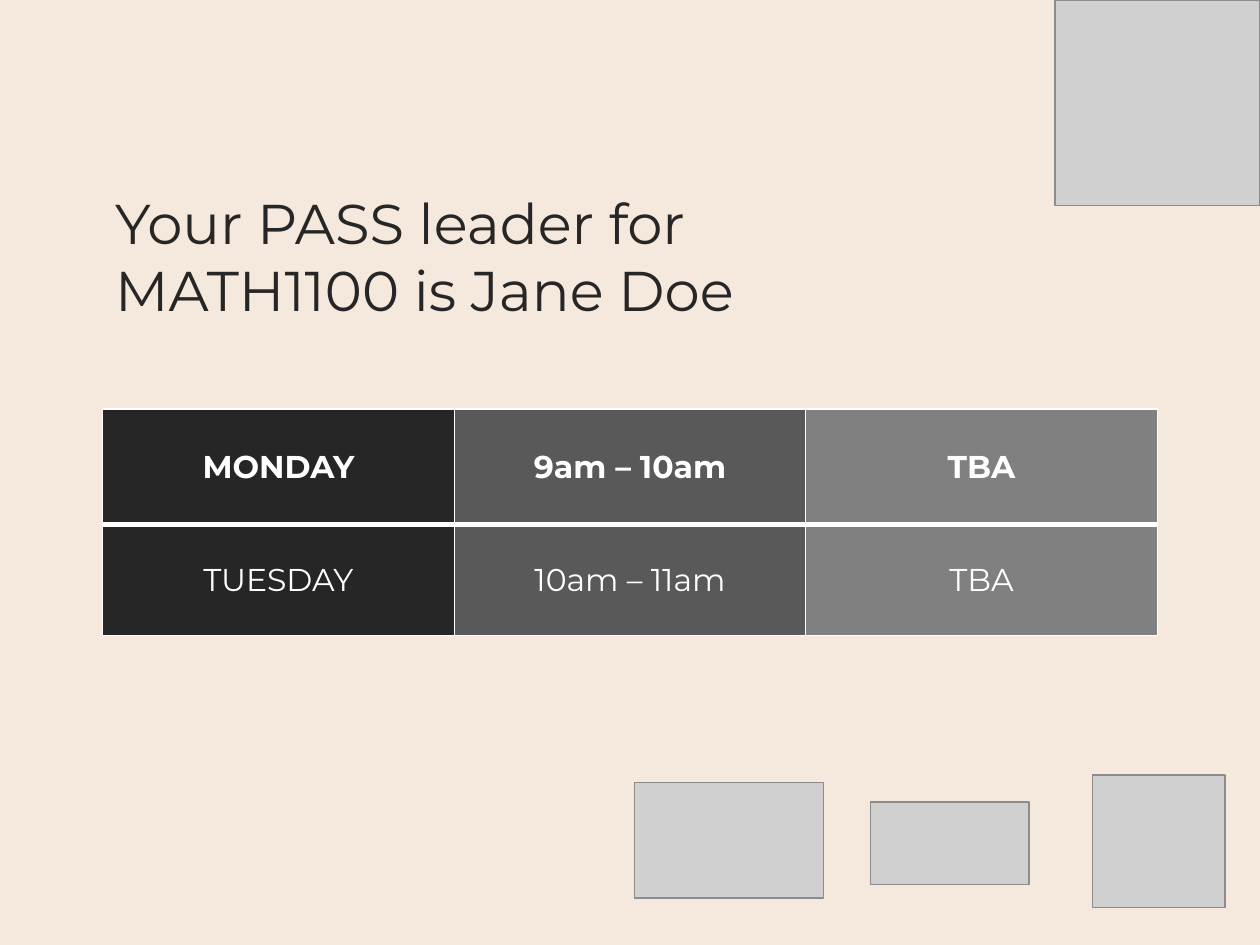
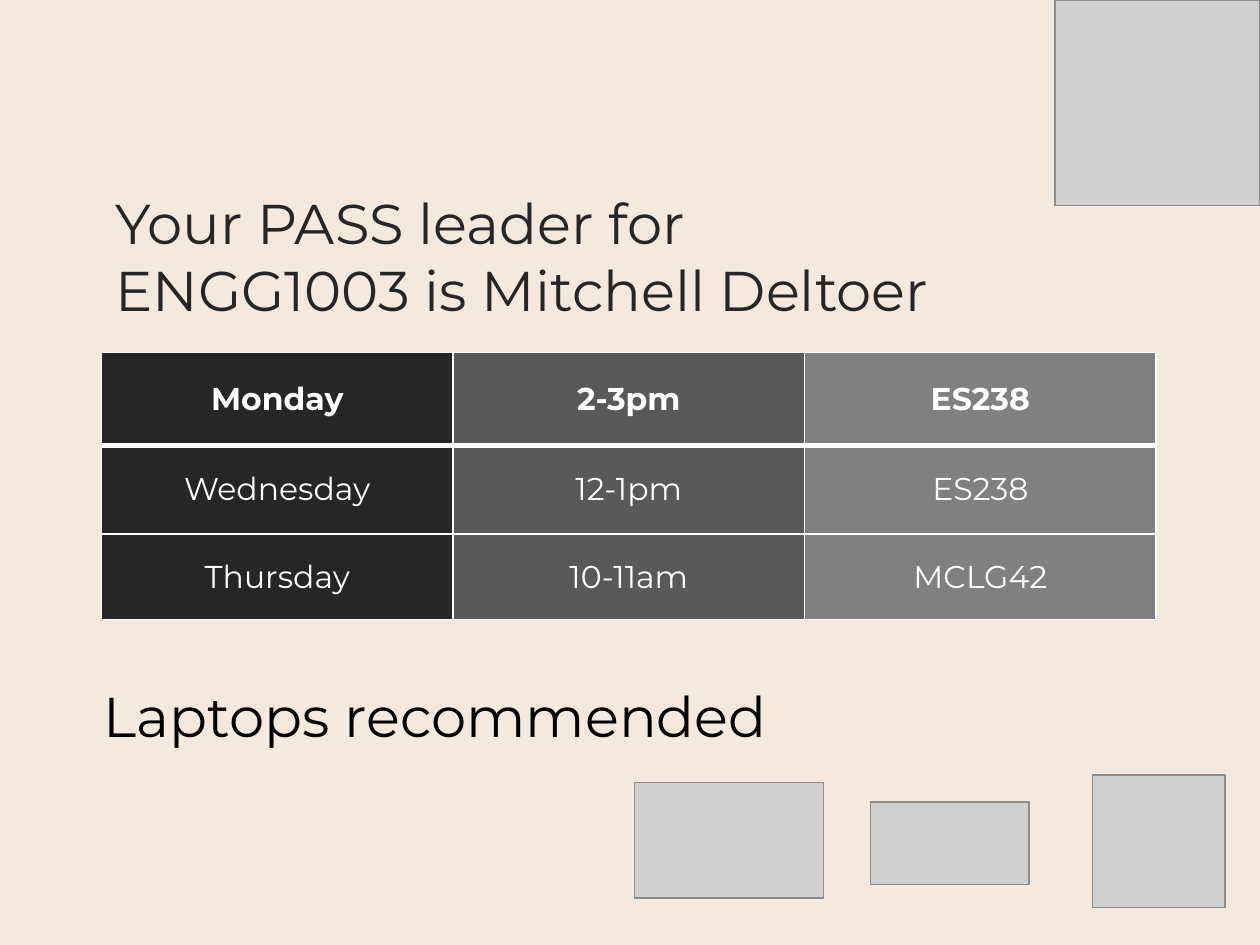
Before and after one commit to bschulznewy/engg1003, a slide deck: slide 2 of Lectures/Wk1/Friday/PASS_Slides_Sem1-2019.pptx. Drawn at 1260x945 pixels with LibreOffice and Linux fonts; fonts in the diff are those of the drawing; grey boxes stand for pictures. Boxes give left, top, right and bottom in pixels: in the first picture for what was removed or moved away, otherwise in the second. Text is boxed around its words. In the diff, an @@ line names an element or a change of style, - is before the commit and + after.

Commit message:
Updated PASS slides

```diff
--- a/Lectures/Wk1/Friday/PASS_Slides_Sem1-2019.pptx
+++ b/Lectures/Wk1/Friday/PASS_Slides_Sem1-2019.pptx
@@ text at [115,269,928,312]: text changed @@
-MATH1100 is Jane Doe
+ENGG1003 is Mitchell Deltoer
@@ table at [102,353,1157,620] @@
-row 1: MONDAY | 9am – 10am | TBA
-row 2: TUESDAY | 10am – 11am | TBA
+row 1: Monday | 2-3pm | ES238
+row 2: Wednesday | 12-1pm | ES238
+row 3: Thursday | 10-11am | MCLG42
@@ table: place and size @@
-table at [103,410,1158,636]
+table at [102,353,1157,620]
@@ text added at [104,695,767,748], 32 pt, text #000000 @@
+Laptops recommended
```
Also in this commit, not shown: 1 other file.
